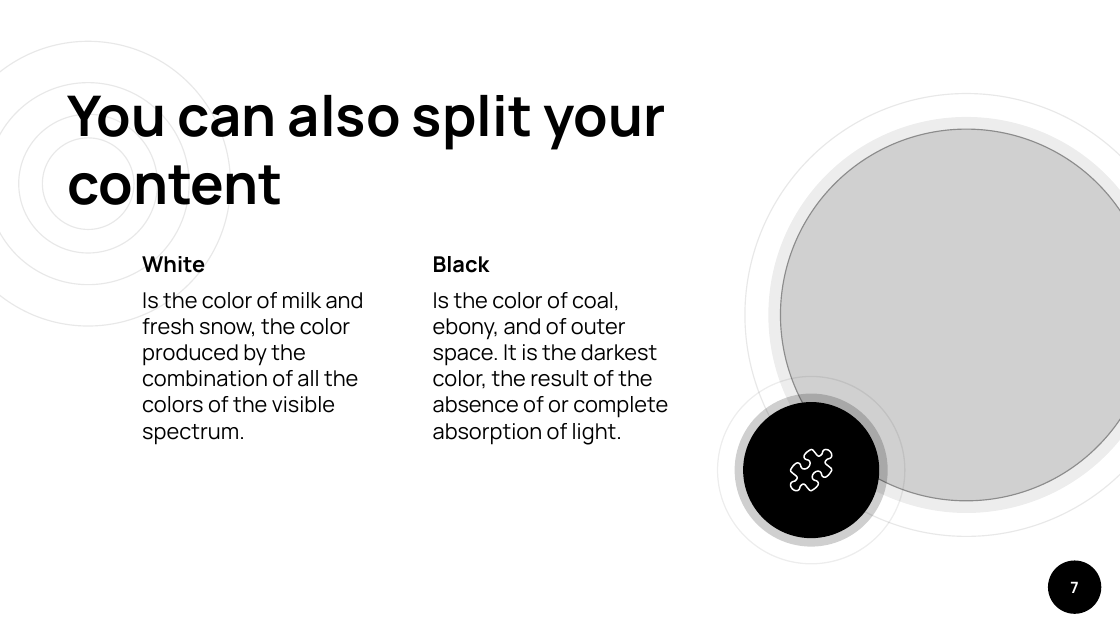
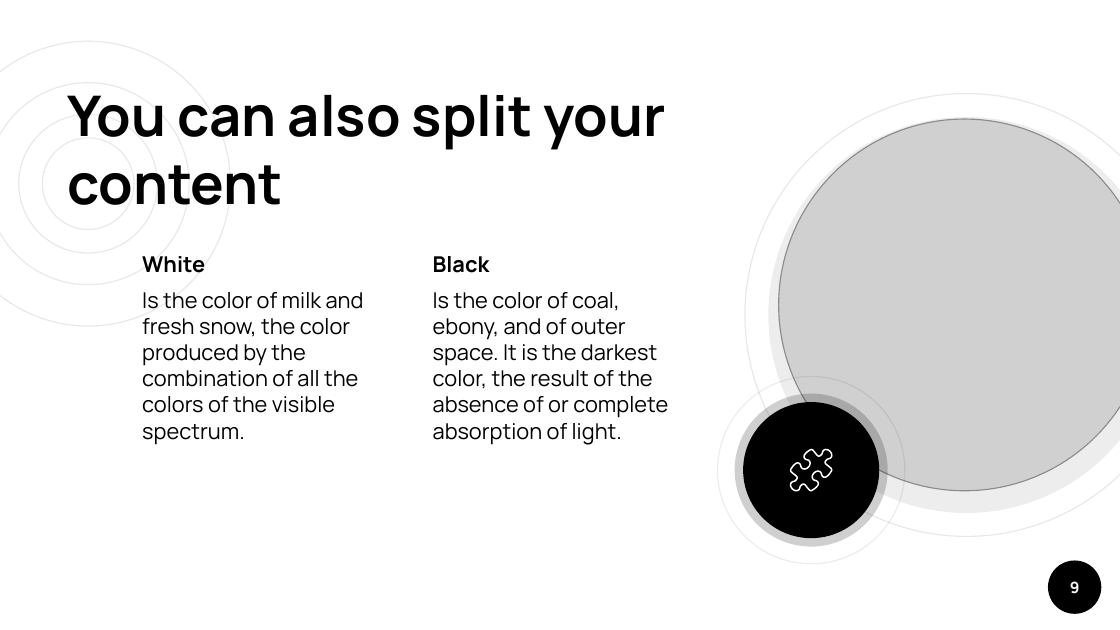
Before and after one commit to 50enta/gassX, a slide deck: slide 9 of Outros/slide apresentacao.pptx (slide 7 before the commit). Drawn at 1120x630 pixels with LibreOffice and Linux fonts; fonts in the diff are those of the drawing; grey boxes stand for pictures. Boxes give left, top, right and bottom in pixels: in the first picture for what was removed or moved away, otherwise in the second. Text is boxed around its words. In the diff, an @@ line names an element or a change of style, - is before the commit and + after.

```diff
--- a/Outros/slide apresentacao.pptx
+++ b/Outros/slide apresentacao.pptx
@@ picture: place and size @@
-picture at box(781, 129, 1120, 501)
+picture at box(778, 119, 1120, 491)
@@ page number at box(1070, 581, 1080, 594): text changed @@
-7
+9
```
Also in this commit, not shown: 5 other slides changed, 5 slides added, 3 slides removed, 1 other file.
